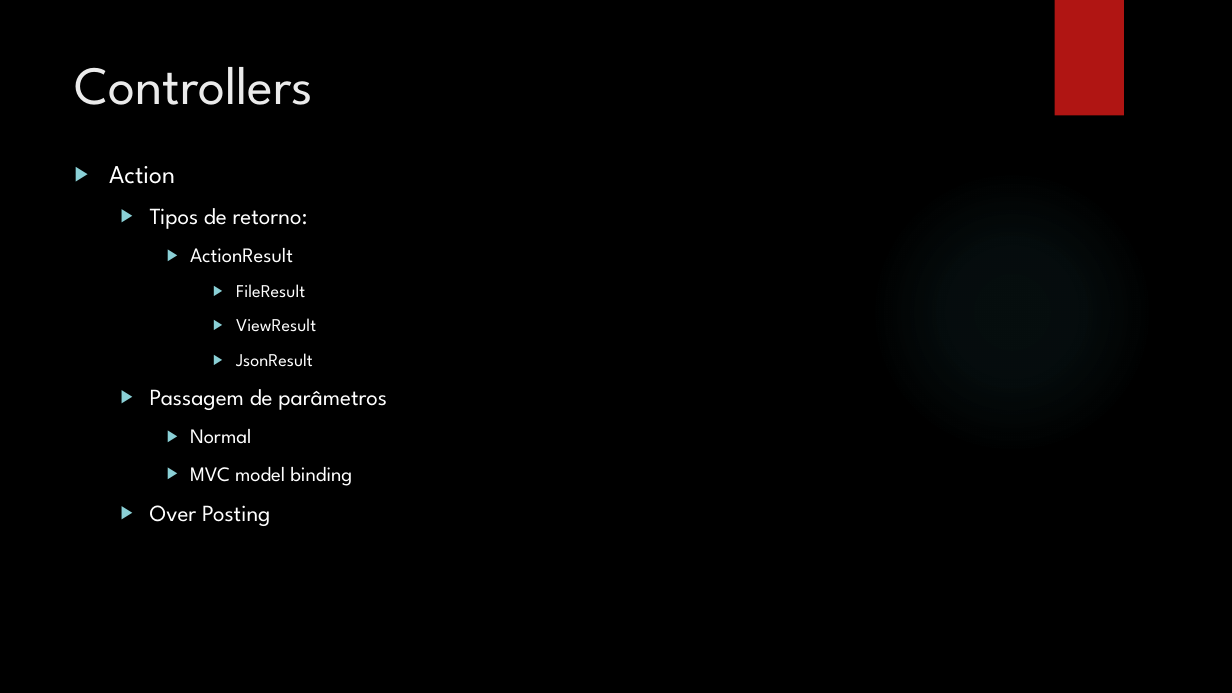
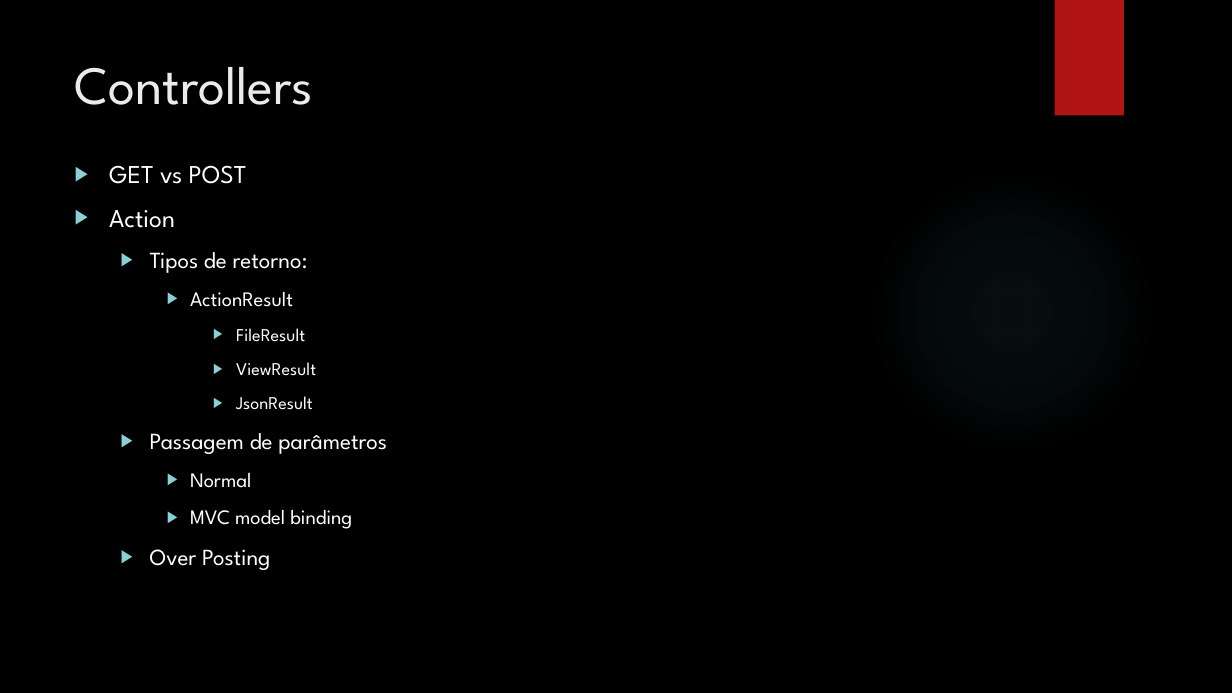
Before and after one commit to leolana/AspnetMvcLab, a slide deck: slide 13 of Presentation/AspNetMvc.pptx. Drawn at 1232x693 pixels with LibreOffice and Linux fonts; fonts in the diff are those of the drawing; background and template pictures are left out. Boxes give left, top, right and bottom in pixels: in the first picture for what was removed or moved away, otherwise in the second. Text is boxed around its words. In the diff, an @@ line names an element or a change of style, - is before the commit and + after.

```diff
--- a/Presentation/AspNetMvc.pptx
+++ b/Presentation/AspNetMvc.pptx
@@ text at box(109, 165, 247, 184): paragraph added @@
+▶ GET vs POST
```
Also in this commit, not shown: 5 other slides changed, 1 slide added.
